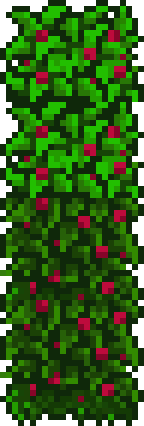
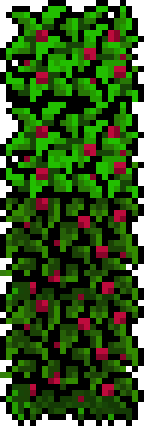
Comparing the layer stacks of the two 144×426 images. Changes:
removed layer "Pasted Layer" over 0, 0, 144, 426
painted on "Background" over 0, 0, 144, 426
